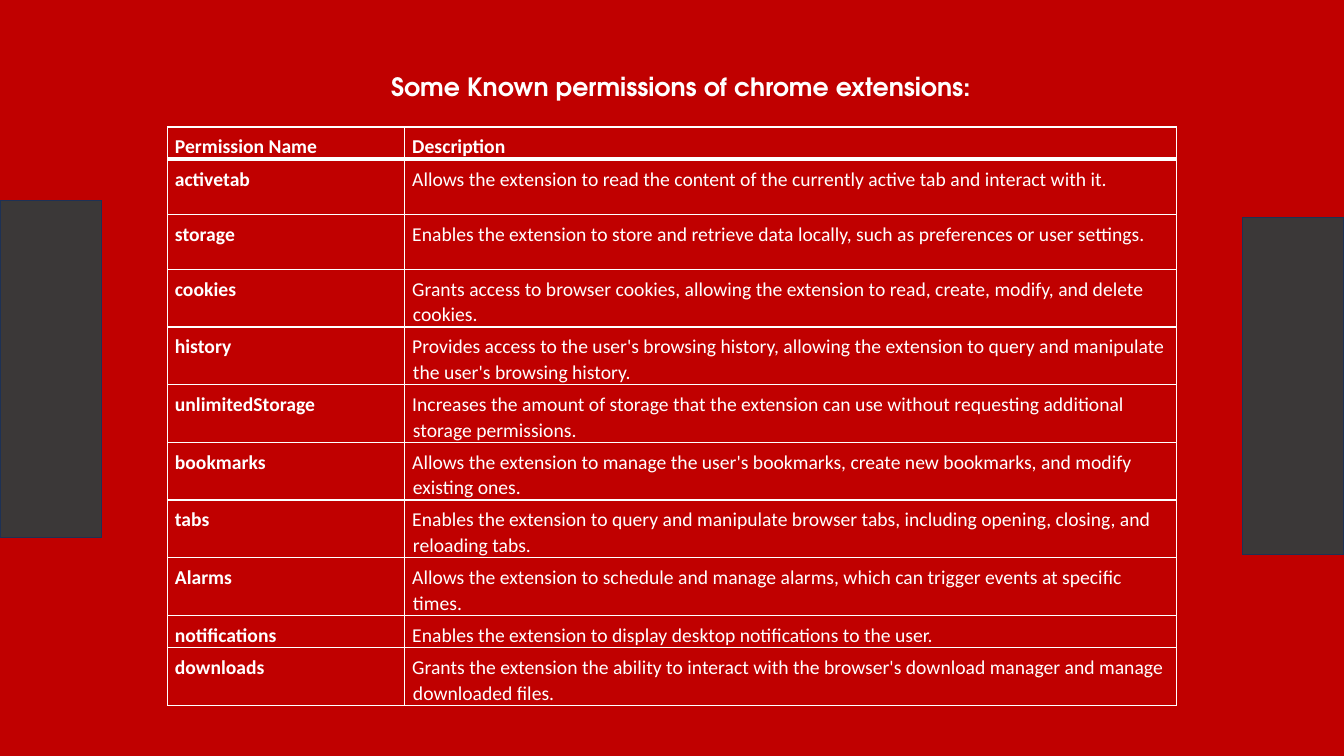
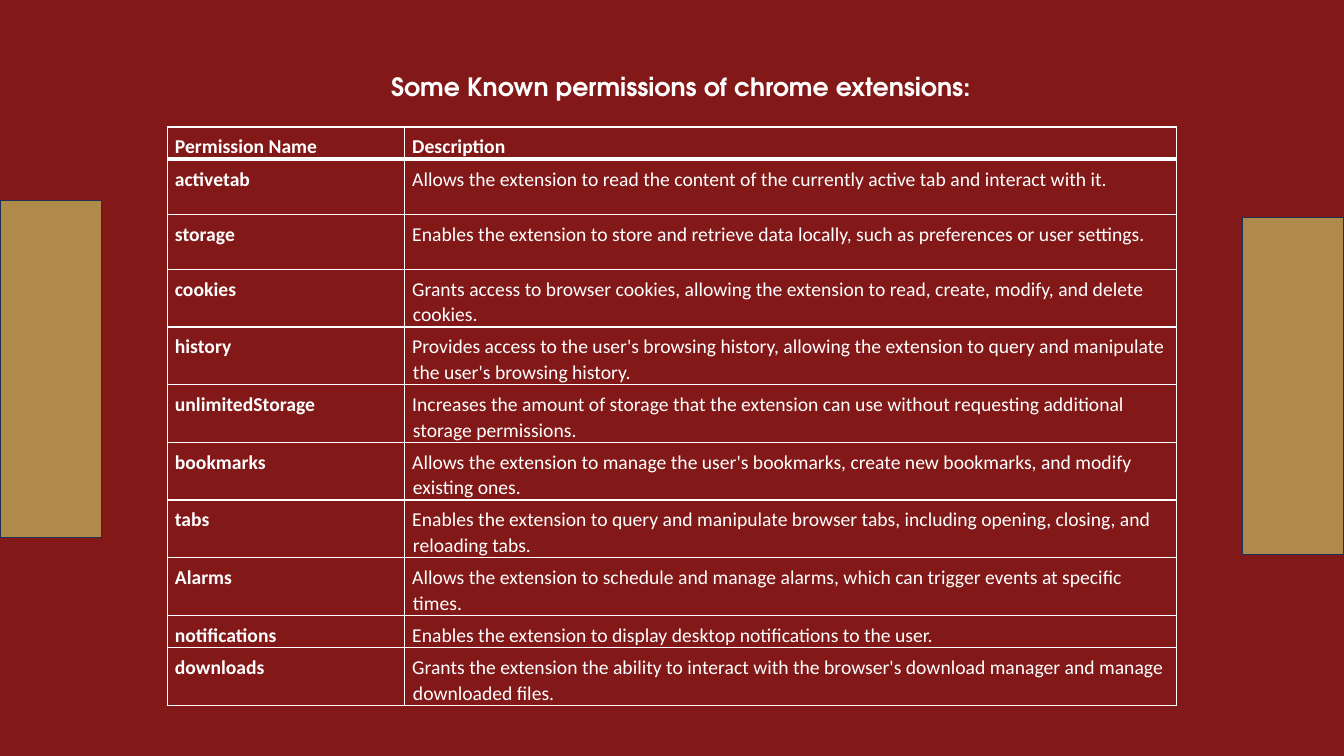
Before and after one commit to infosecak/DVBE, a slide deck: slide 6 of About.pptx. Drawn at 1344x756 pixels with LibreOffice and Linux fonts; fonts in the diff are those of the drawing. Boxes give left, top, right and bottom in pixels: in the first picture for what was removed or moved away, otherwise in the second. Text is boxed around its words. In the diff, an @@ line names an element or a change of style, - is before the commit and + after.

```diff
--- a/About.pptx
+++ b/About.pptx
@@ background #C00000 to #821918 @@
@@ table at bbox=[167, 127, 1177, 704] @@
@@ fill #C00000 to #821918 in 22 cells @@
@@ rectangle at bbox=[0, 201, 102, 537]: fill #3B3838 to #B08A4B @@
@@ rectangle at bbox=[1243, 218, 1344, 555]: fill #3B3838 to #B08A4B @@
```
Also in this commit, not shown: 9 other slides changed.
